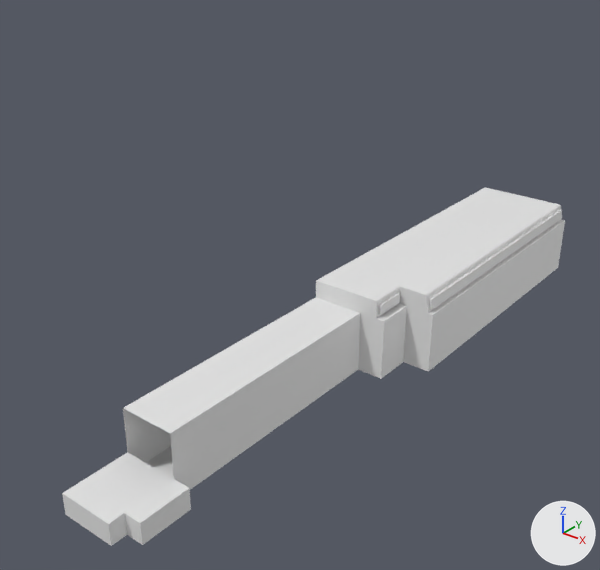
The Blender file gapura.blend, before and after one commit.
Both versions are drawn from a 50 mm lens placed at (10.01, -22.06, 11.7), pointed at (-0.75, -8.62, 3.36). Every picture has the same lights, and +X, +Y and +Z are marked at lower right.
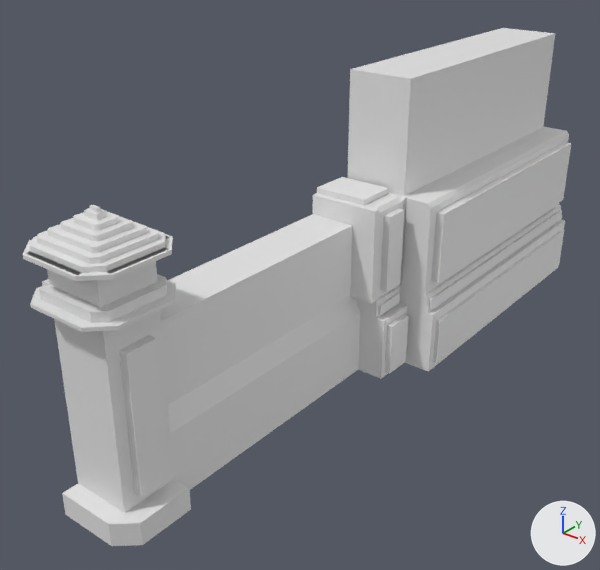
Pixel boxes [x1, y1, x2, y2] of what changed, in the pictures (600 x 570 px):
'Cube', reshaped (9% wider, 45% taller)
    before: [62, 188, 565, 546]
    after: [22, 28, 571, 546]
part 1 of me_cube, built on
    before: [316, 188, 538, 300]
    after: [22, 28, 571, 545]

What changed in the scene script:
```text
Change me_cube:
    used by ob_cube; location = (0.0, 0.0, 2.05)
    remove me_cube.from_pydata(...)  # 276 vertices, 182 faces, 3 loose edges; spans x -1.0..1.7, y -15.3..1.0, z -1.0..1.0
    add me_cube.from_pydata(...)  # 1013 vertices, 917 faces, 1 loose edge; spans x -1.4..1.8, y -15.4..1.0, z -1.0..5.9
    me_cube part 1: 3 vertices removed from x -1.0..0.3, y -15.0..-6.7, z 0.5..1.0; 740 vertices added at x -1.4..1.8, y -15.4..1.0, z -1.0..5.9
```
